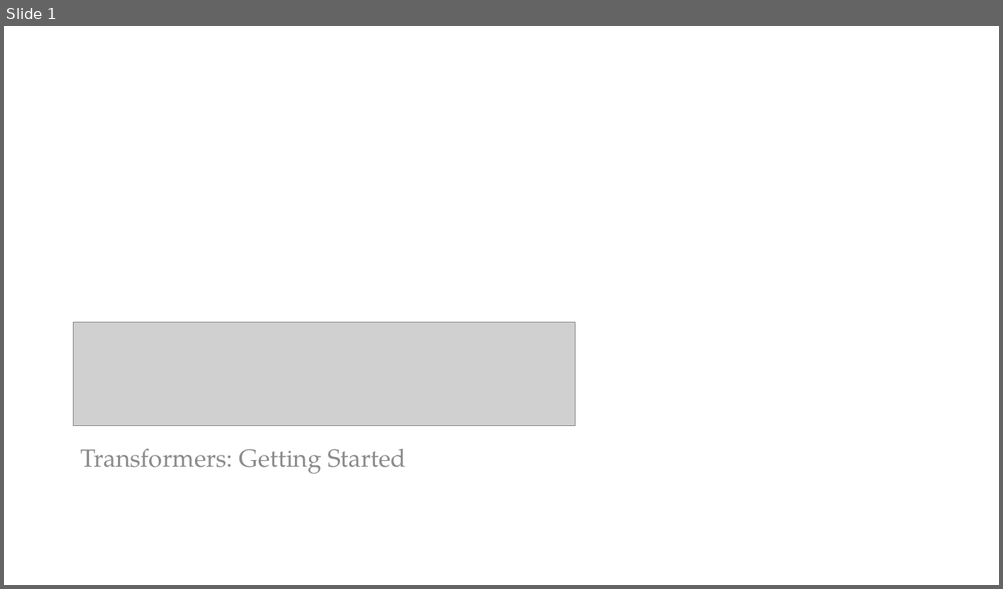
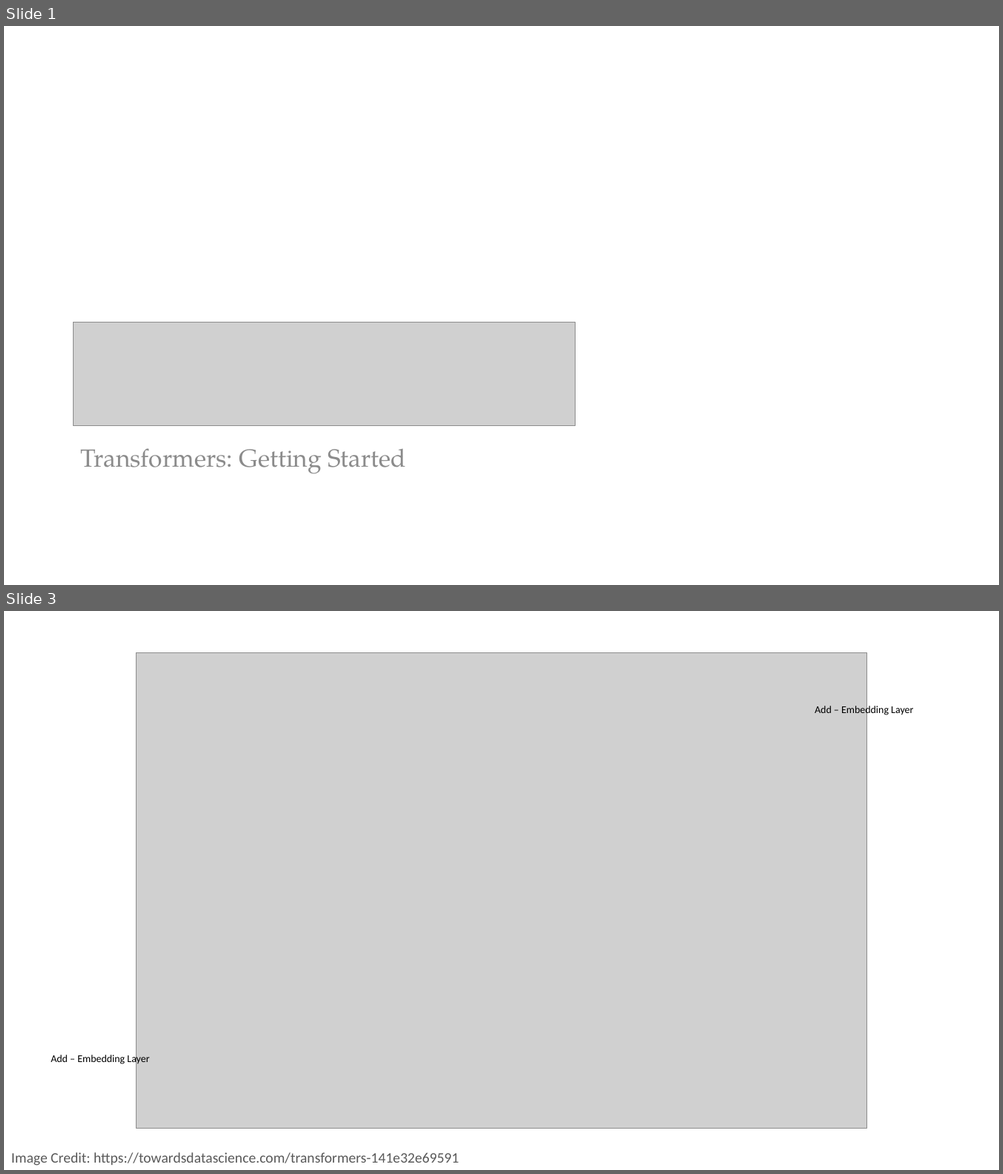
Before and after one commit to PracticumAI/transformers, a slide deck: presentations/01_transformers_intro.pptx. Shown one above the other, each under a label of ours: slide 1 before the commit, slides 1 and 3 after it; the slides between them are not shown. The pictures are 1003x589 and 1003x1174 pixels, drawn with LibreOffice and Linux fonts; fonts in the diff are those of the drawing; grey boxes stand for pictures. Boxes give left, top, right and bottom in pixels: in the first picture for what was removed or moved away, otherwise in the second. Text is boxed around its words. In the diff, an @@ line names an element or a change of style, - is before the commit and + after.

```diff
--- a/presentations/01_transformers_intro.pptx
+++ b/presentations/01_transformers_intro.pptx
@@ slide 3 added at box(4, 611, 999, 1170), background #FFFFFF @@
@@ picture added at box(136, 652, 868, 1129) @@
@@ text added at box(814, 704, 913, 716), 10 pt, text #000000 @@
+Add – Embedding Layer
@@ text added at box(51, 1054, 149, 1065), 10 pt, text #000000 @@
+Add – Embedding Layer
@@ text added at box(11, 1153, 458, 1166), 14 pt, text #595959 @@
+Image Credit: https://towardsdatascience.com/transformers-141e32e69591
```
Also in this commit, not shown: 1 slide changed, 4 other slides added, 7 slides removed, 2 other files.
